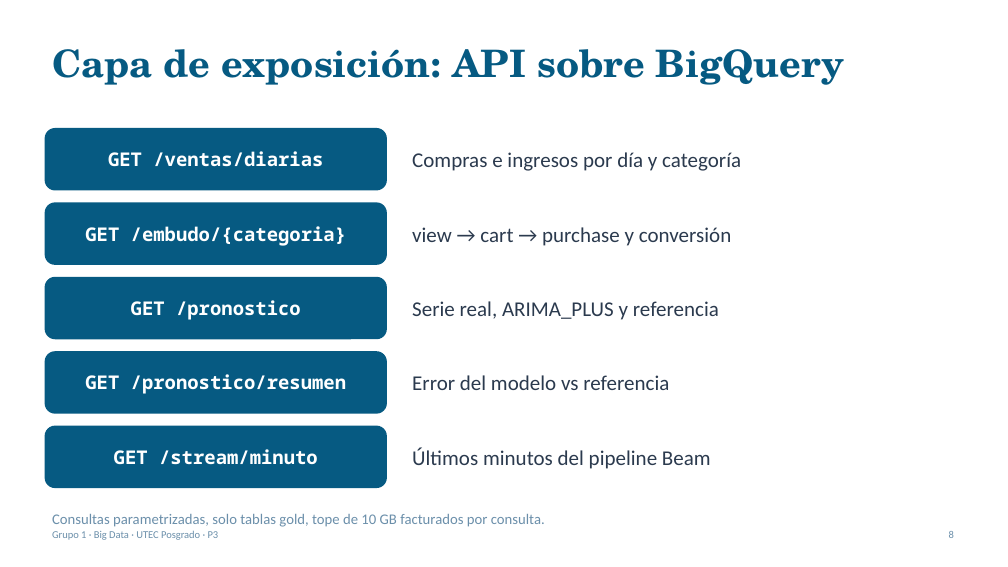
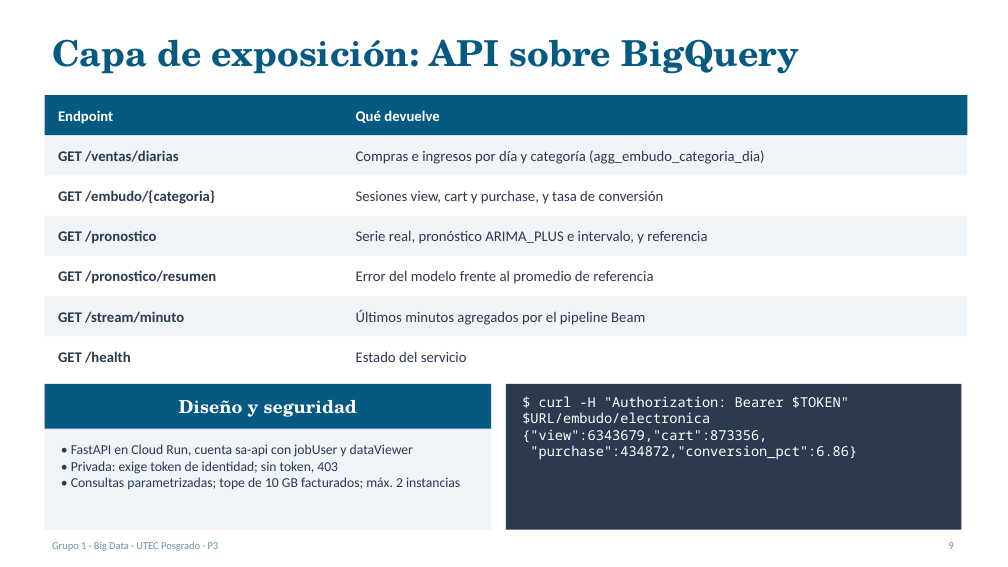
Before and after one commit to RVargasC22/bigdata-g1-ecommerce-gcp, a slide deck: slide 9 of docs/p3/Sustentacion_P3.pptx (slide 8 before the commit). Drawn at 1008x567 pixels with LibreOffice and Linux fonts; fonts in the diff are those of the drawing. Boxes give left, top, right and bottom in pixels: in the first picture for what was removed or moved away, otherwise in the second. Text is boxed around its words. In the diff, an @@ line names an element or a change of style, - is before the commit and + after.

Commit message:
docs(p3): diapositivas más densas con tablas, capturas y resultados medidos

```diff
--- a/docs/p3/Sustentacion_P3.pptx
+++ b/docs/p3/Sustentacion_P3.pptx
@@ text "Capa de exposición: API sobre ..." at <box>52,39,799,74</box>: size 36 to 34 pt @@
@@ rectangle added at <box>45,95,967,135</box>, fill #065A82 @@
@@ text added at <box>58,110,113,124</box>, 14 pt, text #FFFFFF, bold @@
+Endpoint
@@ text added at <box>356,110,439,123</box>, 14 pt, text #FFFFFF, bold @@
+Qué devuelve
@@ rectangle added at <box>45,135,967,175</box>, fill #EEF4F8 @@
@@ text "GET /ventas/diarias": place and size @@
-text "GET /ventas/diarias" at <box>45,128,387,191</box>
+text "GET /ventas/diarias" at <box>58,150,178,162</box>
@@ rectangle added at <box>45,175,967,216</box>, fill #FFFFFF @@
@@ text "GET /embudo/{categoria}": place and size @@
-text "GET /embudo/{categoria}" at <box>45,203,387,265</box>
+text "GET /embudo/{categoria}" at <box>58,190,215,204</box>
@@ text at <box>356,150,764,164</box>: text changed; size 20 to 14 pt @@
-Compras e ingresos por día y categoría
+Compras e ingresos por día y categoría (agg_embudo_categoria_dia)
@@ text at <box>356,191,664,204</box>: text changed; size 20 to 14 pt @@
-view → cart → purchase y conversión
+Sesiones view, cart y purchase, y tasa de conversión
@@ rectangle added at <box>45,216,967,256</box>, fill #EEF4F8 @@
@@ text "GET /pronostico": place and size @@
-text "GET /pronostico" at <box>45,277,387,340</box>
+text "GET /pronostico" at <box>58,230,156,244</box>
@@ text at <box>356,231,707,244</box>: text changed; size 20 to 14 pt @@
-Serie real, ARIMA_PLUS y referencia
+Serie real, pronóstico ARIMA_PLUS e intervalo, y referencia
@@ rectangle added at <box>45,256,967,296</box>, fill #FFFFFF @@
@@ text "GET /pronostico/resumen": place and size @@
-text "GET /pronostico/resumen" at <box>45,352,387,414</box>
+text "GET /pronostico/resumen" at <box>58,270,216,284</box>
@@ rectangle added at <box>45,296,967,337</box>, fill #EEF4F8 @@
@@ size 18 to 14 pt, font Noto Sans Mono to Calibri, text colour #FFFFFF to #2B3A4E; alignment centre to left; fill #065A82 to none in 5 elements at <box>58,150,178,162</box>, <box>58,190,215,204</box>, <box>58,230,156,244</box>, <box>58,270,216,284</box>, <box>58,311,184,323</box> @@
@@ text "GET /stream/minuto": place and size @@
-text "GET /stream/minuto" at <box>45,426,387,488</box>
+text "GET /stream/minuto" at <box>58,311,184,323</box>
@@ text at <box>356,270,653,284</box>: text changed; size 20 to 14 pt @@
-Error del modelo vs referencia
+Error del modelo frente al promedio de referencia
@@ text at <box>356,309,645,325</box>: text changed; size 20 to 14 pt @@
-Últimos minutos del pipeline Beam
+Últimos minutos agregados por el pipeline Beam
@@ rectangle added at <box>45,337,967,377</box>, fill #FFFFFF @@
@@ text added at <box>58,351,130,363</box>, 14 pt, text #2B3A4E, bold @@
+GET /health
@@ text added at <box>356,351,467,362</box>, 14 pt, text #2B3A4E @@
+Estado del servicio
@@ rectangle added at <box>45,384,492,530</box>, fill #EEF4F8 @@
@@ rectangle added at <box>45,384,492,429</box>, fill #065A82, 17 pt, text #FFFFFF, bold @@
+Diseño y seguridad
@@ rectangle added at <box>506,384,961,530</box>, fill #2B3A4E @@
@@ text added at <box>522,396,857,460</box>, 13 pt, text #FFFFFF @@
+$ curl -H "Authorization: Bearer $TOKEN" $URL/embudo/electronica
+{"view":6343679,"cart":873356,
+"purchase":434872,"conversion_pct":6.86}
@@ text added at <box>71,444,460,489</box>, 13 pt, text #2B3A4E @@
+• FastAPI en Cloud Run, cuenta sa-api con jobUser y dataViewer
+• Privada: exige token de identidad; sin token, 403
+• Consultas parametrizadas; tope de 10 GB facturados; máx. 2 instancias
@@ text "Grupo 1 · Big Data ...": place and size @@
-text "Grupo 1 · Big Data ..." at <box>52,531,219,540</box>
+text "Grupo 1 · Big Data ..." at <box>52,542,219,551</box>
@@ text removed at <box>52,514,545,527</box> @@
-Consultas parametrizadas, solo tablas gold, tope de 10 GB facturados por consulta.
@@ text removed at <box>949,531,954,538</box> @@
-8
@@ text added at <box>949,542,954,549</box>, 10 pt, text #6B8FAA @@
+9
```
Also in this commit, not shown: 7 other slides changed, 6 slides added, 3 slides removed, 1 other file.
